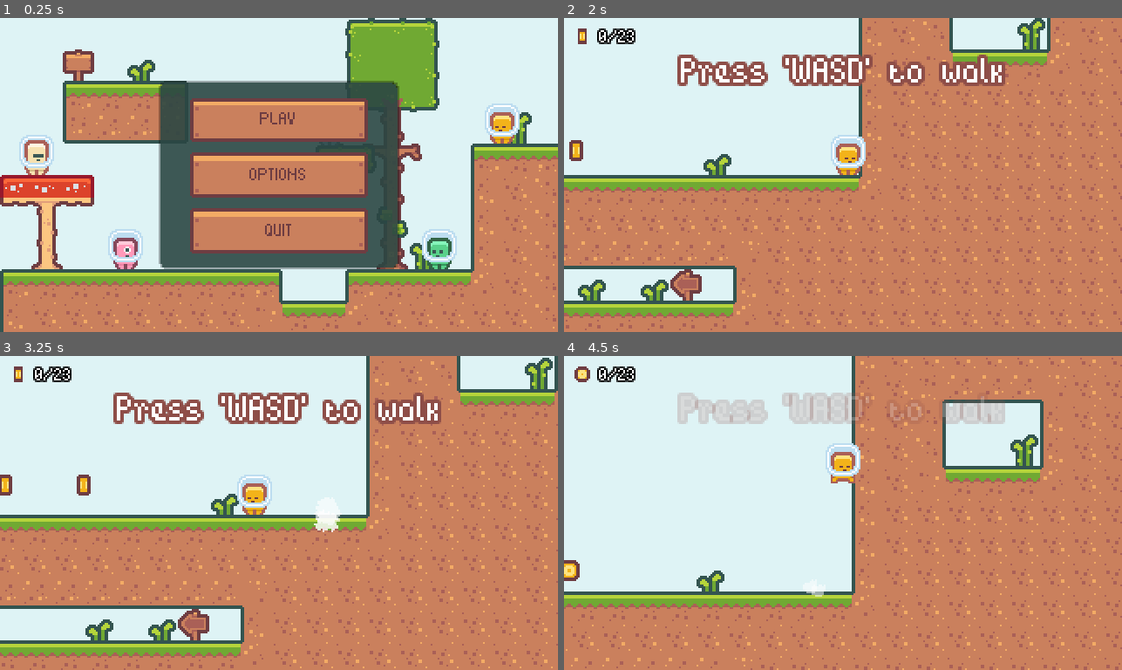
Above: before the commit, frames 1-4 (two rows, left to right).
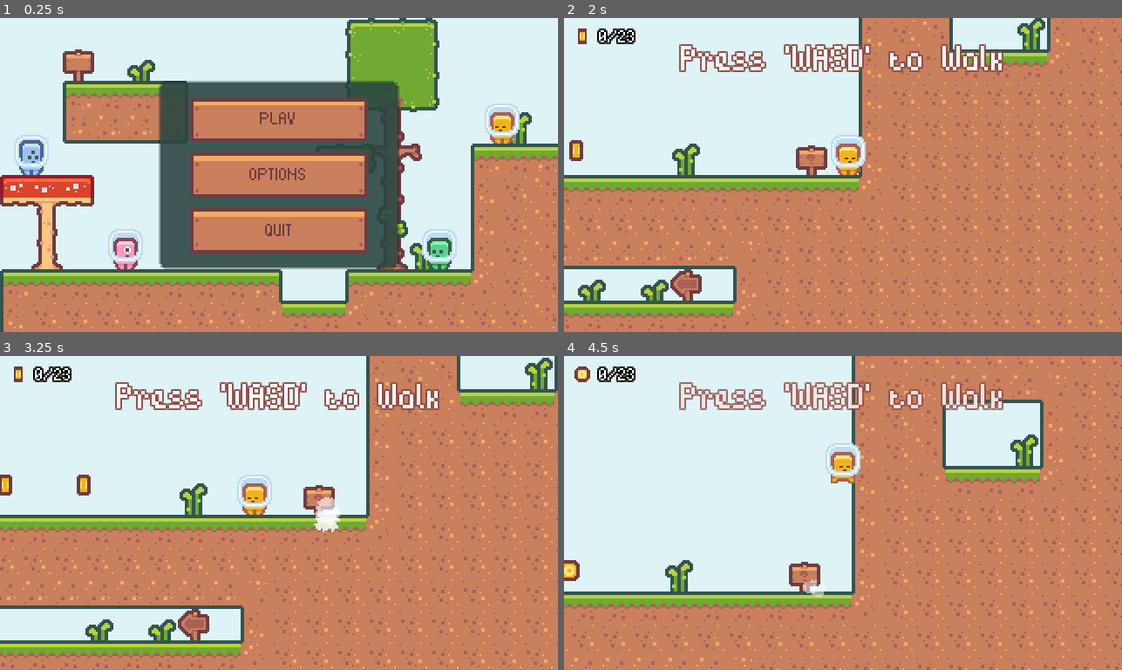
Above: after the commit, the same moments.

Repository: Yrainyw/2D-Platformer
Game: Godot game, scene res://Scenes/UI/mainMenu.tscn
Two runs of this game, one before a commit and one after it. Both use one fixed random seed, a clock stepped at 60 frames per second and the inputs below.
Inputs (mouse positions are in pixels of both pictures, inside the frame that each line leads up to):
- Up to frame 1 (0.25 s): no input
- Up to frame 2 (2 s): click "PLAY" at 0.5 s; tap Enter at 1.25 s; move the mouse to (1066, 121) at 1.27 s; hold D (move_right) from 1.28 s (still down); hold J (jump) from 1.28 s (still down); click (1066, 121) at 1.42 s
- Up to frame 3 (3.25 s): move the mouse to (167, 528) at 2.02 s; release J (jump) at 2.03 s; tap K (dash) at 2.1 s; tap J (jump) at 2.27, 2.3, 2.57 s; move the mouse to (334, 443) at 2.77 s; release D (move_right) at 2.78 s; hold A (move_left) from 2.78 s (still down); hold J (jump) from 2.78 s (still down)
- Up to frame 4 (4.5 s): move the mouse to (815, 575) at 3.52 s; release A (move_left) at 3.53 s; release J (jump) at 3.53 s; hold D (move_right) from 3.53 s (still down); tap K (dash) at 3.6 s; click (815, 575) at 3.67 s; tap J (jump) at 3.77, 3.8, 4.07 s; move the mouse to (1010, 560) at 4.27 s; hold J (jump) from 4.28 s (still down)

The runs differ from the first frame. In frame 1, 0.7% of the frame differs, in the area x 2-10%, y 37-50%; in frame 2, 5.6%; in frame 3, 5.6%, in the area x 20-80%, y 8-51%; in frame 4, 5.4%.

Commit message:
Change tutorial display method
Not from the Tutorial

Diff:
--- a/Levels/level_000.tscn
+++ b/Levels/level_000.tscn
@@ -11,19 +11,18 @@
 [node name="BaseLevel" instance=ExtResource( 1 )]
 
 [node name="TutorialUI" parent="." index="1" instance=ExtResource( 3 )]
-displayDuration = 2.0
 
 [node name="TutorialTrigger" parent="." index="2" instance=ExtResource( 4 )]
-position = Vector2( 495, -18 )
-tipText = "Press 'WASD' to walk"
+position = Vector2( 495, -9 )
+tipText = "Press 'WASD' to Walk"
 
 [node name="TutorialTrigger2" parent="." index="3" instance=ExtResource( 4 )]
-position = Vector2( 144, -18 )
-tipText = "Press 'J' to jump"
+position = Vector2( 117, -9 )
+tipText = "Press 'J' to Jump"
 
 [node name="TutorialTrigger3" parent="." index="4" instance=ExtResource( 4 )]
-position = Vector2( -495, -126 )
-tipText = "Press 'J' x2 to double jump"
+position = Vector2( -549, -117 )
+tipText = "Press 'J' x2 to Double Jump"
 
 [node name="GameCamera" parent="." index="5"]
 position = Vector2( 495, 0 )
@@ -32,7 +31,7 @@
 tile_data = PoolIntArray( -1245260, 4, 2, -1245259, 4, 3, -1245258, 4, 3, -1245257, 4, 3, -1245256, 4, 3, -1245255, 4,  …(43779 unchanged characters)…
 
 [node name="DecorativeTileMap" parent="." index="7"]
-tile_data = PoolIntArray( -917510, 2, 0, -786444, 2, 0, -786 …(115 unchanged characters)…  -327680, 0, 0, -327646, 2, 1, -196621, 5, 0, -262144, 0, 131074, -262143, 0, 131075, -131073, 0, 65538, -196608, 0, 131072, -65544, 2, 0, -131072, 0, 131073, -26, 2, 1, -65532, 2, 0, -65512, 2, 0, 65484, 3, 0, 65504, 0, 1, 131040, 0, 0 …(359 unchanged characters)…
+tile_data = PoolIntArray( -917510, 2, 0, -786444, 2, 0, -786 …(115 unchanged characters)…  -327680, 0, 0, -327646, 2, 1, -196621, 3, 0, -262144, 0, 131074, -262143, 0, 131075, -131073, 0, 65538, -196608, 0, 131072, -65544, 2, 0, -131072, 0, 131073, -26, 2, 1, -65532, 2, 0, -65513, 2, 1, 65484, 3, 0, 65504, 0, 1, 131040, 0, 0 …(359 unchanged characters)…
 
 [node name="ForegroundTileMap" parent="." index="8"]
 tile_data = PoolIntArray( -262143, 1, 196609, -262142, 1, 196610, -262141, 1, 196610, -262140, 1, 196610, -262139, 1, 196610, -262138, 1, 196611, 196574, 1, 1, 196575, 1, 3, 262110, 1, 131073, 262111, 1, 131075, 262113, 1, 0 )
--- a/Levels/level_002.tscn
+++ b/Levels/level_002.tscn
@@ -13,14 +13,14 @@
 [node name="TutorialUI" parent="." index="0" instance=ExtResource( 6 )]
 
 [node name="TutorialTrigger" parent="." index="1" instance=ExtResource( 7 )]
-position = Vector2( 81, -360 )
+position = Vector2( 81, -351 )
 tipText = "Press 'K' to dash"
 
 [node name="TileMap" parent="." index="4"]
 tile_data = PoolIntArray( -1703968, 0, 0, -1703967, 0, 1, -1703966, 0, 1, -1703965, 0, 1, -1703964, 0, 1, -1703963, 0,  …(41025 unchanged characters)…
 
 [node name="DecorativeTileMap" parent="." index="5"]
-tile_data = PoolIntArray( -1310716, 2, 1, -1245152, 0, 1, -1114129, 1, 0, -1179642,  …(1166 unchanged characters)…
+tile_data = PoolIntArray( -1245152, 0, 1, -1114129, 1, 0, -1179642,  …(1166 unchanged characters)…
 
 [node name="ForegroundTileMap" parent="." index="6"]
 tile_data = PoolIntArray( -1179619, 1, 1, -1179618, 1, 2, -1179617, 1, 3, -1179615, 1, 196609, -1179614, 1, 196610, -11 …(674 unchanged characters)…
--- a/Resources/tutorialFontOutline.tres
+++ b/Resources/tutorialFontOutline.tres
@@ -4,7 +4,7 @@
 
 [resource]
 size = 32
-outline_size = 2
+outline_size = 1
 outline_color = Color( 0.558594, 0.307168, 0.284011, 1 )
-extra_spacing_top = 15
+extra_spacing_top = 8
 font_data = ExtResource( 1 )
--- a/Scenes/UI/menuBackground.tscn
+++ b/Scenes/UI/menuBackground.tscn
@@ -306,7 +306,7 @@
 shape = SubResource( 5 )
 
 [node name="Blue" type="KinematicBody2D" parent="."]
-position = Vector2( 189, 73 )
+position = Vector2( 18, 90 )
 script = ExtResource( 11 )
 characterPlayerScene = ExtResource( 17 )
 
@@ -317,6 +317,7 @@
 position = Vector2( 0, -12 )
 frames = SubResource( 12 )
 animation = "idle"
+flip_h = true
 
 [node name="CollisionShape2D" type="CollisionShape2D" parent="Blue"]
 visible = false
@@ -330,6 +331,7 @@
 shape = SubResource( 5 )
 
 [node name="White" type="KinematicBody2D" parent="."]
+visible = false
 position = Vector2( 21, 90 )
 script = ExtResource( 11 )
 characterPlayerScene = ExtResource( 20 )
--- a/Scenes/UI/tutorialTrigger.tscn
+++ b/Scenes/UI/tutorialTrigger.tscn
@@ -1,13 +1,19 @@
-[gd_scene load_steps=3 format=2]
+[gd_scene load_steps=4 format=2]
 
 [ext_resource path="res://Scripts/tutorialTrigger.gd" type="Script" id=1]
+[ext_resource path="res://Assets/UI/tutorials.png" type="Texture" id=2]
 
-[sub_resource type="RectangleShape2D" id=1]
-extents = Vector2( 9, 10 )
+[sub_resource type="CircleShape2D" id=1]
+radius = 16.0
 
-[node name="TutorialTrigger" type="Area2D"]
+[node name="TutorialTrigger" type="Sprite"]
+position = Vector2( 0, -10 )
+texture = ExtResource( 2 )
+hframes = 2
 script = ExtResource( 1 )
 
-[node name="CollisionShape2D" type="CollisionShape2D" parent="."]
-scale = Vector2( 0.4, 2 )
+[node name="Area2D" type="Area2D" parent="."]
+position = Vector2( 0, 1 )
+
+[node name="CollisionShape2D" type="CollisionShape2D" parent="Area2D"]
 shape = SubResource( 1 )
--- a/Scripts/tutorialTrigger.gd
+++ b/Scripts/tutorialTrigger.gd
@@ -1,14 +1,17 @@
-extends Area2D
+extends Sprite
 
 export(String, MULTILINE) var tipText = "提示文字"
 
 func _ready():
-	connect("body_entered", self, "on_body_entered")
+	$Area2D.connect("body_entered", self, "on_body_entered")
+	$Area2D.connect("body_exited", self, "on_body_exited")
 
 func on_body_entered(body):
 	if body.is_in_group("player"):
+		frame = 1
 		get_tree().get_nodes_in_group("tutorial_ui")[0].show_tip(tipText)
-		call_deferred("disable_shape")
 
-func disable_shape():
-	$CollisionShape2D.disabled = true
+func on_body_exited(body):
+	if body.is_in_group("player"):
+		frame = 0
+		get_tree().get_nodes_in_group("tutorial_ui")[0].hide_tip()
--- a/Scripts/tutorialUI.gd
+++ b/Scripts/tutorialUI.gd
@@ -1,32 +1,33 @@
 extends CanvasLayer
 
-export(float) var displayDuration = 4.0
-export(float) var fadeDuration = 1.0
-var timer = 0.0
-var isShowing = false
+export(float) var fadeDuration = 2
+
+var isFading = false
+var fadeTimer = 0.0
 
 func _ready():
 	$Label.visible = false
 	add_to_group("tutorial_ui")
 
 func _process(delta):
-	if not isShowing:
+	if not isFading:
 		return
 
-	timer += delta
+	fadeTimer += delta
+	var fadeProgress = fadeTimer / fadeDuration
 
-	if timer >= displayDuration + fadeDuration:
+	if fadeProgress >= 1.0:
 		$Label.visible = false
-		isShowing = false
-	elif timer >= displayDuration:
-		var fadeProgress = (timer - displayDuration) / fadeDuration
+		isFading = false
+	else:
 		$Label.modulate.a = 1.0 - fadeProgress
-	else:
-		$Label.modulate.a = 1.0
 
 func show_tip(text):
+	isFading = false
 	$Label.text = text
 	$Label.visible = true
 	$Label.modulate.a = 1.0
-	timer = 0.0
-	isShowing = true
+
+func hide_tip():
+	isFading = true
+	fadeTimer = 0.0
Binary file added: Assets/UI/tutorials.png
Not shown, added: Assets/UI/tutorials.png.import
Binary file added: Assets/UI/tutorials_secondary.png
Not shown, added: Assets/UI/tutorials_secondary.png.import
